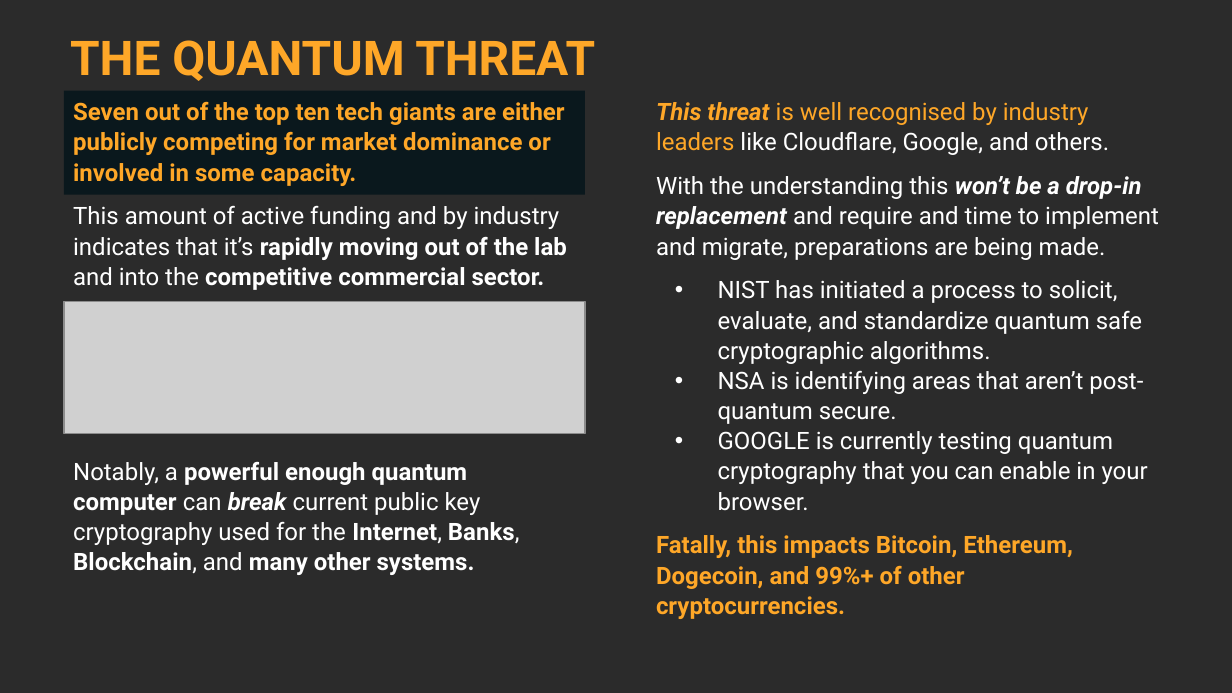
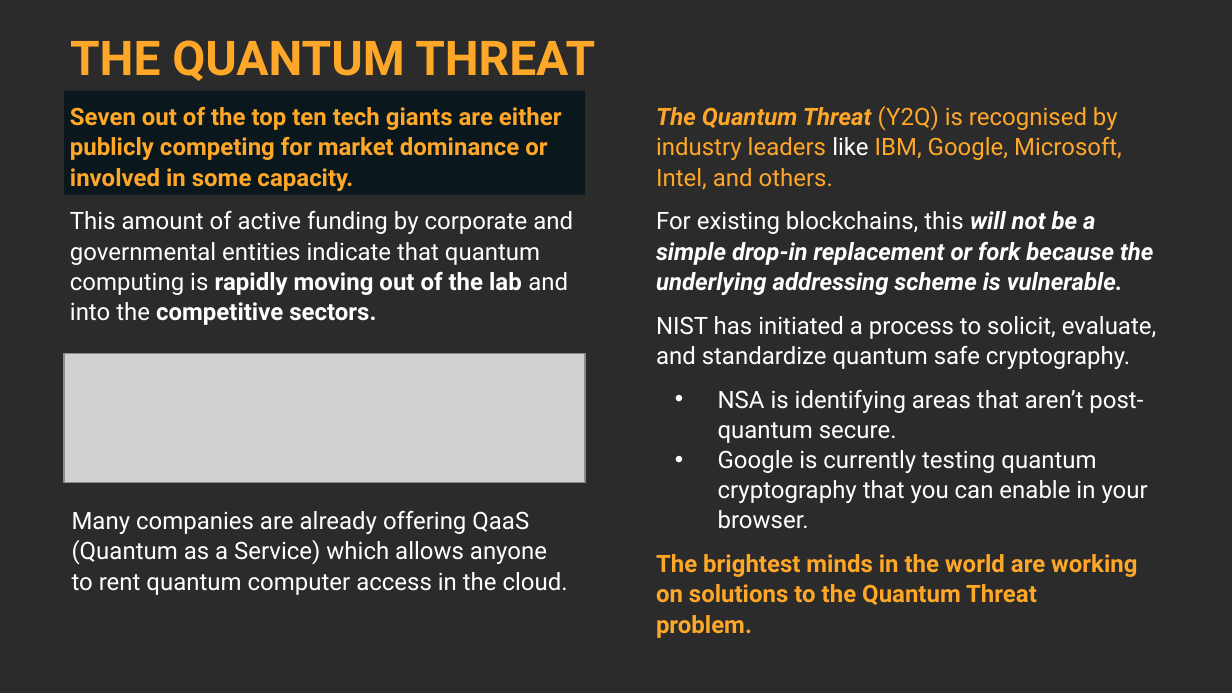
Before and after one commit to theQRL/theqrl.org, a slide deck: slide 3 of static/presskit/qrl.pptx. Drawn at 1232x693 pixels with LibreOffice and Linux fonts; fonts in the diff are those of the drawing; grey boxes stand for pictures; background and template pictures are left out; a plain dark background stands for a picture behind light text. Boxes give left, top, right and bottom in pixels: in the first picture for what was removed or moved away, otherwise in the second. Text is boxed around its words. In the diff, an @@ line names an element or a change of style, - is before the commit and + after.

```diff
--- a/static/presskit/qrl.pptx
+++ b/static/presskit/qrl.pptx
@@ text at (x1=656, y1=106, x2=1156, y2=369): text changed @@
-This threat is well recognised by industry leaders like Cloudflare, Google, and others.
-With the understanding this won’t be a drop-in replacement and require and time to implement and migrate, preparations are being made.
-• NIST has initiated a process to solicit, evaluate, and standardize quantum safe cryptographic algorithms.
+The Quantum Threat (Y2Q) is recognised by industry leaders like IBM, Google, Microsoft, Intel, and others.
+For existing blockchains, this will not be a simple drop-in replacement or fork because the underlying addressing scheme is vulnerable.
+NIST has initiated a process to solicit, evaluate, and standardize quantum safe cryptography.
@@ text at (x1=70, y1=211, x2=573, y2=325): text changed @@
-This amount of active funding and by industry indicates that it’s rapidly moving out of the lab and into the competitive commercial sector.
+This amount of active funding by corporate and governmental entities indicate that quantum computing is rapidly moving out of the lab and into the competitive sectors.
@@ picture moved from (x1=64, y1=302, x2=585, y2=434) to (x1=64, y1=354, x2=585, y2=483) @@
@@ text at (x1=718, y1=390, x2=1143, y2=443): more space between paragraphs @@
@@ text removed at (x1=73, y1=462, x2=520, y2=575) @@
-Notably, a powerful enough quantum computer can break current public key cryptography used for the Internet, Banks, Blockchain, and many other systems.
@@ text at (x1=656, y1=450, x2=1148, y2=638): text changed @@
-• GOOGLE is currently testing quantum cryptography that you can enable in your browser.
-Fatally, this impacts Bitcoin, Ethereum, Dogecoin, and 99%+ of other
-cryptocurrencies.
+• Google is currently testing quantum cryptography that you can enable in your browser.
+The brightest minds in the world are working on solutions to the Quantum Threat
+problem.
@@ text added at (x1=72, y1=511, x2=568, y2=595), 14 pt, text #FFFFFF @@
+Many companies are already offering QaaS (Quantum as a Service) which allows anyone to rent quantum computer access in the cloud.
```
Also in this commit, not shown: 5 other slides changed, 1 slide added, 2 other files.
